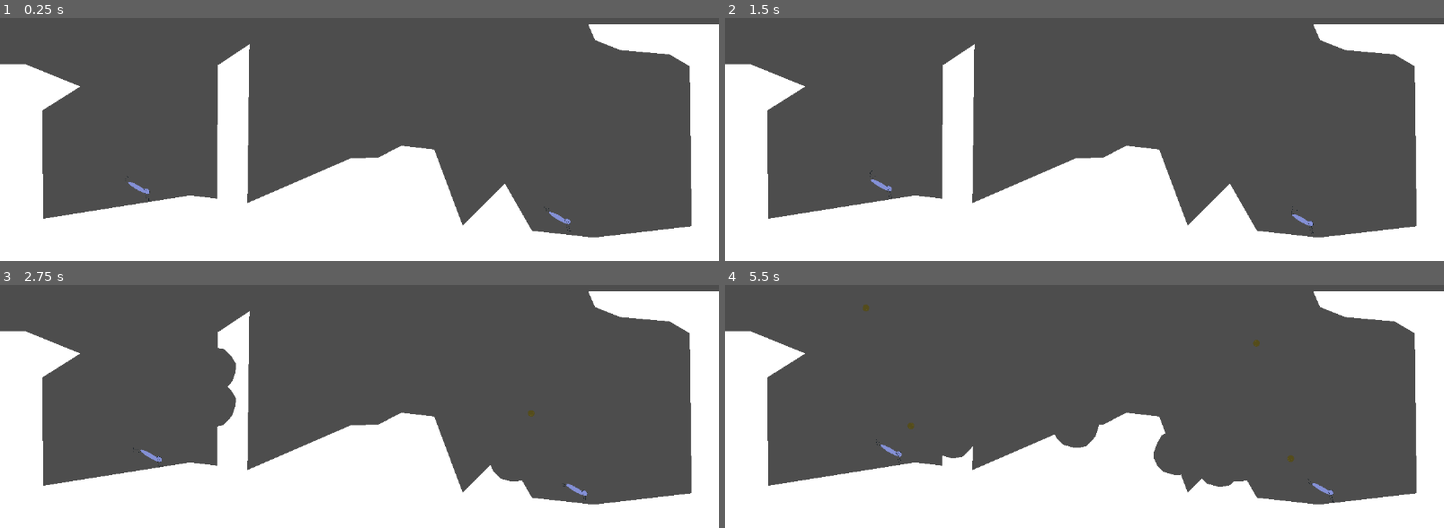
Above: before the commit, frames 1-4 (two rows, left to right).
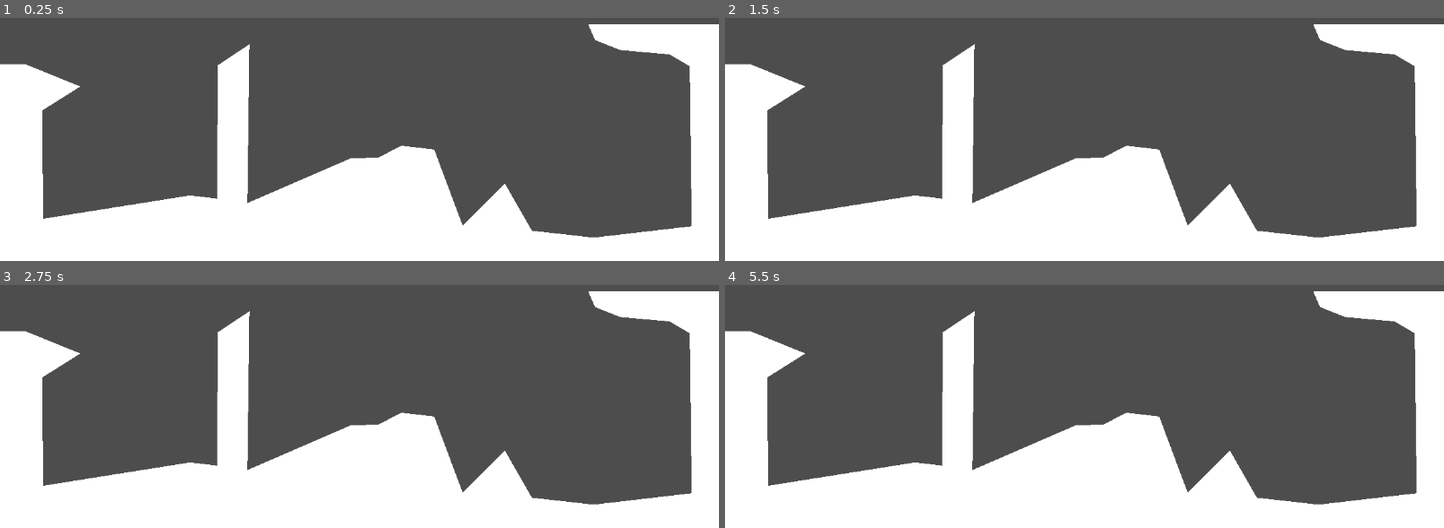
Above: after the commit, the same moments.

Repository: Jacob-Hawksley/Bugs
Game: Godot game, scene res://main.tscn
The game is run twice, just before and just after one commit, with the same random seed, the same clock (stepped at 60 frames per second) and the same inputs.
Inputs (mouse positions are in pixels of both pictures, inside the frame that each line leads up to):
- Up to frame 1 (0.25 s): no input
- Up to frame 2 (1.5 s): tap Enter at 0.5 s; move the mouse to (1242, 39) at 0.52 s; hold D (right) from 0.53 s (still down); tap Space (shoot) at 0.6, 1.35 s; move the mouse to (940, 78) at 1.27 s
- Up to frame 3 (2.75 s): move the mouse to (outside the picture) at 2.02 s; release D (right) at 2.03 s; hold A (left) from 2.03 s (still down); tap Space (shoot) at 2.1 s
- Up to frame 4 (5.5 s): move the mouse to (1048, 406) at 2.77 s; release A (left) at 2.78 s; hold D (right) 2.78-4.28 s; tap Space (shoot) every 0.75 s from 2.85 to 5.1 s; move the mouse to (1300, 387) at 3.52 s; move the mouse to (outside the picture) at 4.27 s; hold A (left) 4.28-5.03 s; move the mouse to (1120, 326) at 5.02 s; hold D (right) from 5.03 s (still down)

The runs differ from the first frame. In frame 1, 0.1% of the frame differs, in the area x 17-80%, y 65-88%; in frame 2, 0.1%; in frame 3, 1.1%; in frame 4, 3.9%, in the area x 19-85%, y 8-90%.

Commit message:
Instantiated bugs

Diff:
--- a/bugs/main.gd
+++ b/bugs/main.gd
@@ -1 +1,3 @@
 extends Node
+
+var map = null
--- a/bugs/main.tscn
+++ b/bugs/main.tscn
@@ -1,15 +1,11 @@
-[gd_scene load_steps=5 format=3 uid="uid://bxaj285qb8dbd"]
+[gd_scene load_steps=4 format=3 uid="uid://bxaj285qb8dbd"]
 
 [ext_resource type="Script" uid="uid://dfseyuf3qknbb" path="res://main.gd" id="1_ig7tw"]
-[ext_resource type="PackedScene" uid="uid://8jyahvu604mu" path="res://DungBeetle.tscn" id="2_0xm2m"]
 [ext_resource type="PackedScene" uid="uid://ccri6rnc3km1g" path="res://crags.tscn" id="3_h2yge"]
 [ext_resource type="Script" uid="uid://b3jmr4u8xqr7o" path="res://turn_manager.gd" id="4_1bvp3"]
 
 [node name="Main" type="Node"]
 script = ExtResource("1_ig7tw")
-
-[node name="DungBeetle2" parent="." instance=ExtResource("2_0xm2m")]
-position = Vector2(1629, 1178)
 
 [node name="Terrain" parent="." instance=ExtResource("3_h2yge")]
 
@@ -17,8 +13,5 @@
 position = Vector2(574, 322)
 zoom = Vector2(0.3, 0.3)
 
-[node name="DungBeetle" parent="." instance=ExtResource("2_0xm2m")]
-position = Vector2(-619, 1004)
-
 [node name="TurnManager" type="Node" parent="."]
 script = ExtResource("4_1bvp3")
--- a/bugs/turn_manager.gd
+++ b/bugs/turn_manager.gd
@@ -1,9 +1,13 @@
 extends Node
 
-
+func _ready() -> void:
+	spawnteam1()
 
 func spawnteam1():
-	pass
+	if Main.map == 'crags':
+		var db = preload("res://DungBeetle.tscn").instantiate()
+		db.global_position = CragsData.DungBeetlePos1
+
 
 func spawnteam2():
 	pass
